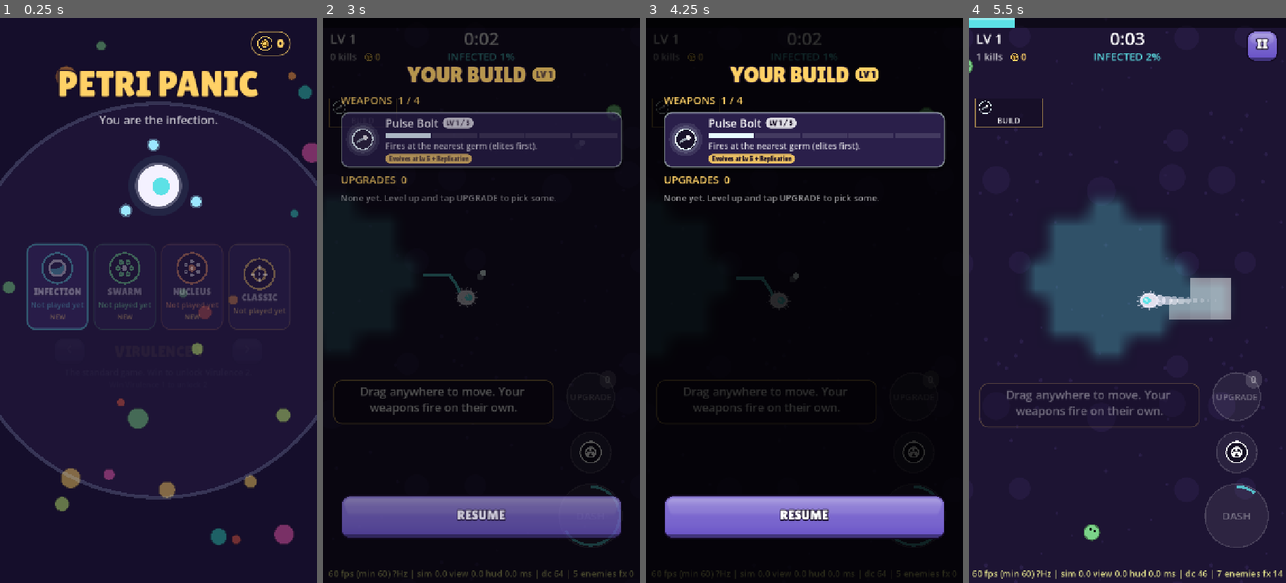
Above: before the commit, frames 1-4 (left to right).
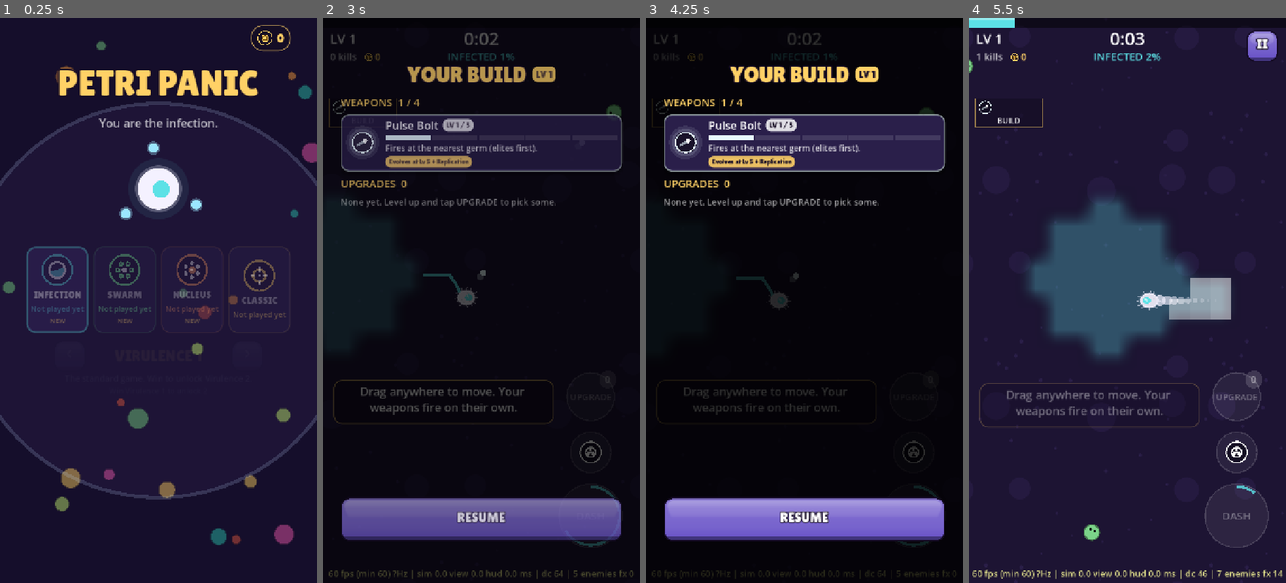
Above: after the commit, the same moments.

Repository: yousufkamran222-code/survivor-lite
Game: Godot game, scene res://scenes/main.tscn
Same seed, same stepped clock (60 frames per second), same inputs: the game is played once before the commit and once after it.
Inputs (mouse positions are in pixels of both pictures, inside the frame that each line leads up to):
- Up to frame 1 (0.25 s): no input
- Up to frame 2 (3 s): click "PLAY" at 0.5 s; tap Enter at 1.25 s; move the mouse to (551, 272) at 1.27 s; hold D 1.28-2 s; tap 1 at 1.35 s; click (551, 272) at 1.42 s; tap Space at 1.52 s; drag from (418, 328) to (465, 413) at 2.02 s; move the mouse to (513, 176) at 2.77 s; hold D from 2.78 s (still down); tap B at 2.85 s; click (513, 176) at 2.92 s
- Up to frame 3 (4.25 s): release D at 3.5 s; drag from (804, 289) to (709, 215) at 3.52 s
- Up to frame 4 (5.5 s): click "RESUME" at 4.25 s; move the mouse to (1222, 385) at 5.02 s; hold A from 5.03 s (still down); tap Tab at 5.1 s; click (1222, 385) at 5.17 s; tap Space at 5.27 s

The runs differ from the first frame. In frame 1, 3.9% of the frame differs, in the area x 8-92%, y 1-56%; in frame 2, 5.3%; in frame 3, 6.6%, in the area x 5-95%, y 8-93%; in frame 4, nothing differs.

Commit message:
UI step 3: level-up redesign
- "LEVEL UP!" header with the level and a picks chip (when more than one).
- Cards framed in their category colour (weapon colour, passive gold, dash
  cyan, Swarm green) with a category tag, a "LV n" chip, the level bar, and
  "now -> next" stat lines for cards you own (e.g. "Damage +24% -> +36%",
  "Count 2 -> 3"); new cards keep their description.
- A pick that makes an evolution ready gets a gold frame and a pulsing
  "EVOLUTION READY: <name>" tag; other evolution hints stay as a small chip.
- Cards slide up one after another (each card sits in a slot so it can move
  without the column snapping it back); picking pops the chosen card, drops
  the others and flies its icon into the BUILD box.
- Reroll / Later are small text buttons under the cards.
- Display font gets the default font as a glyph fallback.
No gameplay change.

Co-Authored-By: Claude Opus 5.5 <noreply@anthropic.com>
Claude-Session: https://claude.ai/code/session_01Gsp3VsgeeLgrpKEN1j8eze

Diff:
--- a/scripts/game/main.gd
+++ b/scripts/game/main.gd
@@ -31,6 +31,8 @@
 var _bench_taps := 0
 var _bench_tap_ms := 0
 var bench_result := ""  # last benchmark line (also read by tools/sim/bench_render.gd)
+var _picking := false  # a level-up pick is animating
+var _cards: Array[Button] = []  # the level-up cards on screen
 var _evo_by_passive := {}  # passive id -> evolution def
 var _evo_by_weapon := {}  # weapon id -> evolution def
 var _results_gold := 0
@@ -956,35 +958,46 @@
 	_set_screen("levelup")
 	var col: VBoxContainer = _levelup[1]
 	UiKit.clear(col)
-	col.add_theme_constant_override("separation", 14)
-	col.add_child(UiKit.label("LEVEL %d" % world.level, 58, pal.ui_accent))
+	col.add_theme_constant_override("separation", 16)
+	var title := UiKit.label("LEVEL UP!", 66, pal.ui_accent)
+	col.add_child(title)
 	var sub := HBoxContainer.new()
 	sub.alignment = BoxContainer.ALIGNMENT_CENTER
 	sub.add_theme_constant_override("separation", 10)
-	sub.add_child(UiKit.chip("%d %s" % [world.pending_levelups, "pick" if world.pending_levelups == 1 else "picks"], pal.ui_accent, Color(0.1, 0.06, 0.15), 20))
-	var choose := UiKit.label("Choose one upgrade", 24, Color(pal.text, 0.75))
-	choose.autowrap_mode = TextServer.AUTOWRAP_OFF
-	sub.add_child(choose)
+	var lv := UiKit.display(UiKit.label("Level %d" % world.level, 26, Color.WHITE))
+	lv.autowrap_mode = TextServer.AUTOWRAP_OFF
+	sub.add_child(lv)
+	if world.pending_levelups > 1:
+		sub.add_child(UiKit.chip("%d picks" % world.pending_levelups, pal.ui_accent, Color(0.1, 0.06, 0.15), 20))
 	col.add_child(sub)
 	var buttons: Array[Button] = []
+	_cards = []
 	var k := 0
 	for id in world.offers:
 		var b := _upgrade_card(id)
-		col.add_child(b)
+		col.add_child(_card_slot(b))
 		buttons.append(b)
-		_pop_in(b, k * 0.07)
+		_cards.append(b)
+		_slide_in(b, 0.06 + k * 0.08)
 		k += 1
-	var reroll := UiKit.button("Reroll  (%d free)" % world.free_rerolls if world.free_rerolls > 0 else "Reroll  (watch ad)", _reroll, 80)
-	reroll.add_theme_font_size_override("font_size", 24)
+	# Reroll / Later: small text buttons, so the cards stay the focus.
+	var row := HBoxContainer.new()
+	row.alignment = BoxContainer.ALIGNMENT_CENTER
+	row.add_theme_constant_override("separation", 40)
+	var reroll := _text_button("Reroll (%d free)" % world.free_rerolls if world.free_rerolls > 0 else "Reroll (ad)", _reroll)
 	reroll.visible = world.free_rerolls > 0 or Ads.is_rewarded_available()
-	col.add_child(reroll)
+	row.add_child(reroll)
 	buttons.append(reroll)
-	var later := UiKit.button("Later  (keep %d banked)" % world.pending_levelups, _later, 72)
-	later.add_theme_font_size_override("font_size", 22)
-	col.add_child(later)
+	var later := _text_button("Later (keep %d)" % world.pending_levelups, _later)
+	row.add_child(later)
 	buttons.append(later)
+	col.add_child(row)
 	if not _levelup[0].visible:
-		UiKit.reveal(_levelup)
+		var root: Control = _levelup[0]
+		root.visible = true
+		root.modulate.a = 0.0
+		root.create_tween().tween_property(root, "modulate:a", 1.0, 0.16)
+	UiKit._pop(title, 0.0, 0.7)
 	# Ignore taps for a moment so a finger still dragging can't mis-pick.
 	for b in buttons:
 		b.disabled = true
@@ -994,42 +1007,159 @@
 			b.disabled = false
 
 
-## One level-up offer: glowing icon, name with a NEW/level chip, a tier bar
-## whose next segment pulses, the effect text, and an evolution chip.
+## A flat text-only button (secondary actions under the level-up cards).
+func _text_button(text: String, on_press: Callable) -> Button:
+	var b := Button.new()
+	b.text = text
+	b.flat = true
+	b.focus_mode = Control.FOCUS_NONE
+	b.custom_minimum_size = Vector2(0, 64)
+	var empty := StyleBoxEmpty.new()
+	for st in ["normal", "hover", "pressed", "focus", "disabled", "hover_pressed"]:
+		b.add_theme_stylebox_override(st, empty)
+	b.add_theme_font_override("font", UiKit.display_font())
+	b.add_theme_font_size_override("font_size", 26)
+	b.add_theme_constant_override("outline_size", 6)
+	b.add_theme_color_override("font_outline_color", UiKit.OUTLINE)
+	for c in ["font_color", "font_hover_color", "font_focus_color"]:
+		b.add_theme_color_override(c, Color(pal.text, 0.8))
+	b.add_theme_color_override("font_pressed_color", Color.WHITE)
+	b.add_theme_color_override("font_disabled_color", Color(pal.text, 0.35))
+	b.pressed.connect(func() -> void:
+		Sfx.play("click", 0.0)
+		on_press.call())
+	UiKit.press_feedback(b)
+	return b
+
+
+## A plain slot in the column holding one card: the column lays out the
+## slot, and the card can move inside it (slide-in, drop-away) without the
+## container snapping it back. The slot is as tall as the card needs.
+func _card_slot(card: Control) -> Control:
+	var slot := Control.new()
+	slot.mouse_filter = Control.MOUSE_FILTER_IGNORE
+	slot.add_child(card)
+	card.set_anchors_and_offsets_preset(Control.PRESET_TOP_WIDE)
+	# Keep the card exactly as wide as the slot (moving it while the slot was
+	# still 0 wide baked its min width into the offsets: 24 px too wide).
+	var span := func() -> void:
+		card.offset_left = 0.0
+		card.offset_right = 0.0
+	slot.resized.connect(span)
+	span.call()
+	var fit := func() -> void: slot.custom_minimum_size.y = card.get_combined_minimum_size().y
+	card.minimum_size_changed.connect(fit)
+	fit.call()
+	return slot
+
+
+## Cards slide up into place (inside their slot), one after another.
+func _slide_in(c: Control, delay: float) -> void:
+	c.modulate.a = 0.0
+	c.position.y = 140.0
+	var tw := c.create_tween().set_parallel(true)
+	tw.tween_property(c, "modulate:a", 1.0, 0.16).set_delay(delay)
+	tw.tween_property(c, "position:y", 0.0, 0.38).set_delay(delay).set_trans(Tween.TRANS_BACK).set_ease(Tween.EASE_OUT)
+
+
+## Category of a card: [tag, colour].
+func _card_kind(def: Dictionary) -> Array:
+	var id := str(def.id)
+	if def.type == "weapon":
+		return ["WEAPON", IconArt.color_for(def)]
+	if def.has("modes"):
+		return ["SWARM", IconArt.COLORS.swarm]
+	if id in ["flagella2", "lunge", "afterimage", "adrenaline", "volatile"]:
+		return ["DASH", IconArt.COLORS.dash]
+	return ["PASSIVE", IconArt.COLORS.passive]
+
+
+## True if picking this card makes an evolution ready (max weapon + its partner).
+func _completes_evolution(id: String, nl: int) -> bool:
+	if _evo_by_weapon.has(id):
+		var ev: Dictionary = _evo_by_weapon[id]
+		return nl == Upgrades.max_level(world.upgrade_defs[id]) and world.owned.has(ev.requires) and not world.evolved.has(id)
+	if _evo_by_passive.has(id):
+		var ev: Dictionary = _evo_by_passive[id]
+		var w := str(ev.weapon)
+		return nl == 1 and int(world.owned.get(w, 0)) >= Upgrades.max_level(world.upgrade_defs[w]) and not world.evolved.has(w)
+	return false
+
+
+const STAT_NAMES := {"damage": "Damage", "cooldown": "Cooldown", "count": "Count", "pierce": "Pierce", "area": "Area",
+	"jumps": "Jumps", "size": "Size", "range": "Range", "orbit_radius": "Radius", "spin": "Spin", "speed": "Speed",
+	"knockback": "Knockback", "jump_range": "Jump range", "hit_interval": "Hit rate", "might": "Damage", "haste": "Weapon speed",
+	"move": "Move speed", "max_hp": "Max HP", "magnet": "Pickup range", "amount": "Extra shots", "regen": "Regen/s",
+	"xp_gain": "XP", "gold_gain": "Gold", "armor": "Resist", "dash_charges": "Dash charges", "dash_damage": "Dash damage",
+	"dash_cd": "Dash recharge", "dash_decoy": "Decoy burst", "convert": "Convert", "ally_power": "Ally power", "ally_cap": "Ally cap",
+	"hive": "Hive", "convert_heal": "Convert heal", "dash_reset": "Dash reset", "dash_volatile": "Volatile"}
+const PCT_STATS := ["might", "haste", "move", "magnet", "xp_gain", "gold_gain", "armor", "dash_cd", "dash_decoy", "convert", "ally_power", "hive"]
+
+
+## Up to two "Damage 18 → 26" lines for a card you already own.
+func _stat_lines(def: Dictionary, nl: int) -> Array:
+	var out := []
+	if nl <= 1:
+		return out
+	var cur := Upgrades.stats_at(def, nl - 1)
+	var nxt := Upgrades.stats_at(def, nl)
+	var row: Dictionary = def.levels[mini(nl - 1, def.levels.size() - 1)]
+	for key in row:
+		if out.size() >= 2 or not STAT_NAMES.has(key):
+			continue
+		out.append("%s  %s → %s" % [STAT_NAMES[key], _fmt_stat(key, float(cur.get(key, 0.0))), _fmt_stat(key, float(nxt.get(key, 0.0)))])
+	return out
+
+
+func _fmt_stat(key: String, v: float) -> String:
+	if PCT_STATS.has(key):
+		return "+%d%%" % roundi(v * 100.0)
+	if key in ["cooldown", "hit_interval"]:
+		return "%ss" % str(snappedf(v, 0.01))
+	return str(roundi(v)) if is_equal_approx(v, roundf(v)) else str(snappedf(v, 0.1))
+
+
+## One level-up offer: a chunky card framed in its category colour with a
+## glowing icon, name + tags, a level bar, "now → next" stats (or the
+## description for a new card) and evolution hints. Picking animates.
 func _upgrade_card(id: String) -> Button:
 	var def: Dictionary = world.upgrade_defs[id]
 	var nl := world.next_level_of(id)
 	var total := Upgrades.max_level(def)
-	var accent := IconArt.color_for(def)
+	var kind := _card_kind(def)
+	var accent: Color = kind[1]
+	var evo_ready := _completes_evolution(id, nl)
+	var mutated: bool = id == world.mutated_offer
+	var frame: Color = pal.ui_accent if evo_ready else (LabScreen.GENE if mutated else accent)
 	var b := Button.new()
-	b.custom_minimum_size = Vector2(0, 172)
+	b.custom_minimum_size = Vector2(0, 176)
 	b.focus_mode = Control.FOCUS_NONE
-	var sb := UiKit._box(Color("#2f2357"), 20, 12)
-	sb.set_border_width_all(2)
-	sb.border_width_left = 8
-	sb.border_color = Color(accent, 0.85)
+	var sb := UiKit.card(Color("#2b2158"), frame, 22, 12)
+	sb.set_border_width_all(5 if (evo_ready or mutated) else 4)
+	sb.border_width_left = 12
 	var sbp := sb.duplicate()
-	sbp.bg_color = Color("#46368a")
+	sbp.bg_color = Color("#3c2f7a")
 	b.add_theme_stylebox_override("normal", sb)
 	b.add_theme_stylebox_override("hover", sb)
 	b.add_theme_stylebox_override("pressed", sbp)
 	b.add_theme_stylebox_override("disabled", sb)
 	b.pressed.connect(func() -> void:
 		Sfx.play("click", 0.0)
-		_pick(id))
+		_pick_animated(id, b))
 	UiKit.press_feedback(b)
 	var m := MarginContainer.new()
 	m.set_anchors_and_offsets_preset(Control.PRESET_FULL_RECT)
 	m.mouse_filter = Control.MOUSE_FILTER_IGNORE
 	for side in ["left", "right", "top", "bottom"]:
 		m.add_theme_constant_override("margin_" + side, 14)
-	m.add_theme_constant_override("margin_left", 20)
+	m.add_theme_constant_override("margin_left", 22)
 	b.add_child(m)
 	var h := HBoxContainer.new()
 	h.mouse_filter = Control.MOUSE_FILTER_IGNORE
 	h.add_theme_constant_override("separation", 16)
 	m.add_child(h)
-	var ic := UiKit.glow_icon(id, accent, 104)
+	var ic := UiKit.glow_icon(id, accent, 100)
+	ic.name = "Icon"
 	ic.size_flags_vertical = Control.SIZE_SHRINK_CENTER
 	h.add_child(ic)
 	var v := VBoxContainer.new()
@@ -1040,25 +1170,31 @@
 	h.add_child(v)
 	var top := HBoxContainer.new()
 	top.mouse_filter = Control.MOUSE_FILTER_IGNORE
-	top.add_theme_constant_override("separation", 10)
-	var name := UiKit.label(def.name, 27, Color.WHITE)
+	top.add_theme_constant_override("separation", 8)
+	var name := UiKit.display(UiKit.label(def.name, 30, Color.WHITE))
 	name.autowrap_mode = TextServer.AUTOWRAP_OFF
 	name.mouse_filter = Control.MOUSE_FILTER_IGNORE
 	top.add_child(name)
 	var boosts := false  # a permanent upgrade already gives this card's effect
-	for k in def.levels[0]:
-		boosts = boosts or float(world.meta_bonus.get(k, 0.0)) > 0.0
-	if id == world.mutated_offer:
-		top.add_child(UiKit.chip("MUTATED  +2 LV", LabScreen.GENE))
-		sb.border_color = LabScreen.GENE
-		sb.set_border_width_all(4)
-		sb.border_width_left = 8
+	for key in def.levels[0]:
+		boosts = boosts or float(world.meta_bonus.get(key, 0.0)) > 0.0
+	if mutated:
+		top.add_child(UiKit.chip("MUTATED +2 LV", LabScreen.GENE))
 	elif nl == 1 and boosts and def.type != "weapon":
 		top.add_child(UiKit.chip("BOOST", Color(1, 1, 1, 0.85)))
 	elif nl == 1:
-		top.add_child(UiKit.chip("NEW " + ("WEAPON" if def.type == "weapon" else ""), accent))
+		top.add_child(UiKit.chip("NEW", accent))
 	else:
-		top.add_child(UiKit.chip("LV %d" % nl, Color(1, 1, 1, 0.85)))
+		top.add_child(UiKit.chip("LV %d" % nl, Color(1, 1, 1, 0.9)))
+	var sp := Control.new()
+	sp.size_flags_horizontal = Control.SIZE_EXPAND_FILL
+	sp.mouse_filter = Control.MOUSE_FILTER_IGNORE
+	top.add_child(sp)
+	var tag := UiKit.label(kind[0], 14, Color(accent, 0.85))
+	tag.add_theme_font_override("font", UiKit.display_font())
+	tag.autowrap_mode = TextServer.AUTOWRAP_OFF
+	tag.mouse_filter = Control.MOUSE_FILTER_IGNORE
+	top.add_child(tag)
 	v.add_child(top)
 	if total > 1:
 		var bar := MetaShop.TierBar.new()
@@ -1069,14 +1205,79 @@
 		bar.custom_minimum_size = Vector2(0, 10)
 		bar.mouse_filter = Control.MOUSE_FILTER_IGNORE
 		v.add_child(bar)
-	var body := UiKit.label(Upgrades.describe(def, nl), 21, Color(1, 1, 1, 0.85))
-	body.horizontal_alignment = HORIZONTAL_ALIGNMENT_LEFT
-	body.mouse_filter = Control.MOUSE_FILTER_IGNORE
-	v.add_child(body)
-	var hint := _evolution_hint(id, nl)
-	if hint != "":
-		v.add_child(UiKit.chip(hint.replace("* ", ""), Color(pal.ui_accent, 0.9), Color(0.1, 0.06, 0.15), 16))
+	var lines := _stat_lines(def, nl)
+	if lines.is_empty():
+		var body := UiKit.label(Upgrades.describe(def, nl), 20, Color(1, 1, 1, 0.85))
+		body.horizontal_alignment = HORIZONTAL_ALIGNMENT_LEFT
+		body.mouse_filter = Control.MOUSE_FILTER_IGNORE
+		v.add_child(body)
+	else:
+		for line in lines:
+			var l := UiKit.label(line, 22, Color("#9dffc4"))
+			l.horizontal_alignment = HORIZONTAL_ALIGNMENT_LEFT
+			l.mouse_filter = Control.MOUSE_FILTER_IGNORE
+			v.add_child(l)
+	if evo_ready:
+		var ev: Dictionary = _evo_by_weapon.get(id, _evo_by_passive.get(id, {}))
+		var chip := UiKit.chip("EVOLUTION READY: %s" % str(ev.get("name", "")).to_upper(), pal.ui_accent, Color(0.1, 0.06, 0.15), 17)
+		v.add_child(chip)
+		chip.resized.connect(func() -> void: chip.pivot_offset = chip.size / 2.0)
+		var pulse := chip.create_tween().set_loops()
+		pulse.tween_property(chip, "scale", Vector2(1.06, 1.06), 0.45).set_trans(Tween.TRANS_SINE)
+		pulse.tween_property(chip, "scale", Vector2.ONE, 0.45).set_trans(Tween.TRANS_SINE)
+	else:
+		var hint := _evolution_hint(id, nl)
+		if hint != "":
+			v.add_child(UiKit.chip(hint.replace("* ", ""), Color(pal.ui_accent, 0.75), Color(0.1, 0.06, 0.15), 15))
+	# The Button doesn't size itself to its content: grow with it.
+	m.minimum_size_changed.connect(func() -> void: b.custom_minimum_size.y = maxf(176.0, m.get_combined_minimum_size().y))
+	b.custom_minimum_size.y = maxf(176.0, m.get_combined_minimum_size().y)
 	return b
+
+
+## The pick: the chosen card pops, the others drop away, and its icon flies
+## into the BUILD box before the next picker (or the run) continues.
+func _pick_animated(id: String, card: Button) -> void:
+	if _picking:
+		return
+	_picking = true
+	var col: VBoxContainer = _levelup[1]
+	for c in col.get_children():
+		if c is HBoxContainer:
+			for cc in c.get_children():
+				if cc is Button:
+					cc.disabled = true
+	for c in _cards:
+		if not is_instance_valid(c):
+			continue
+		c.disabled = true
+		if c != card:
+			var tw := c.create_tween().set_parallel(true)
+			tw.tween_property(c, "modulate:a", 0.0, 0.16)
+			tw.tween_property(c, "position:y", 60.0, 0.2).set_trans(Tween.TRANS_SINE).set_ease(Tween.EASE_IN)
+	card.pivot_offset = card.size / 2.0
+	var pop := card.create_tween()
+	pop.tween_property(card, "scale", Vector2(1.06, 1.06), 0.1).set_trans(Tween.TRANS_SINE)
+	pop.tween_property(card, "scale", Vector2.ONE, 0.12)
+	Sfx.play("upgrade", 0.0, 1.05)
+	Sfx.vibrate(25)
+	# Icon flies to the BUILD box (HUD space = screen space).
+	var icon_node: Control = card.find_child("Icon", true, false)
+	var layer: Node = _levelup[0].get_parent()
+	if icon_node != null and layer != null:
+		var def: Dictionary = world.upgrade_defs[id]
+		var fly := UpgradeIcon.make(id, _card_kind(def)[1], 108)
+		fly.position = icon_node.get_global_rect().position
+		fly.z_index = 10
+		layer.add_child(fly)
+		var dst := hud.build_rect().get_center() - Vector2(27, 27)
+		var tw := fly.create_tween().set_parallel(true)
+		tw.tween_property(fly, "position", dst, 0.34).set_delay(0.08).set_trans(Tween.TRANS_CUBIC).set_ease(Tween.EASE_IN_OUT)
+		tw.tween_property(fly, "scale", Vector2(0.5, 0.5), 0.34).set_delay(0.08)
+		tw.chain().tween_callback(fly.queue_free)
+	await get_tree().create_timer(0.24).timeout
+	_picking = false
+	_pick(id)
 
 
 ## "Evolves with X" style hint for a level-up card, or "".
--- a/scripts/ui/ui_kit.gd
+++ b/scripts/ui/ui_kit.gd
@@ -27,6 +27,8 @@
 static func display_font() -> Font:
 	if _display == null:
 		var f: FontFile = load(DISPLAY_FONT)
+		if f != null:
+			f.fallbacks = [ThemeDB.fallback_font]  # any glyph Lilita lacks (arrows etc.)
 		_display = f if f != null else ThemeDB.fallback_font
 	return _display
 
Not shown, changed: docs/SESSION_HANDOFF.md
